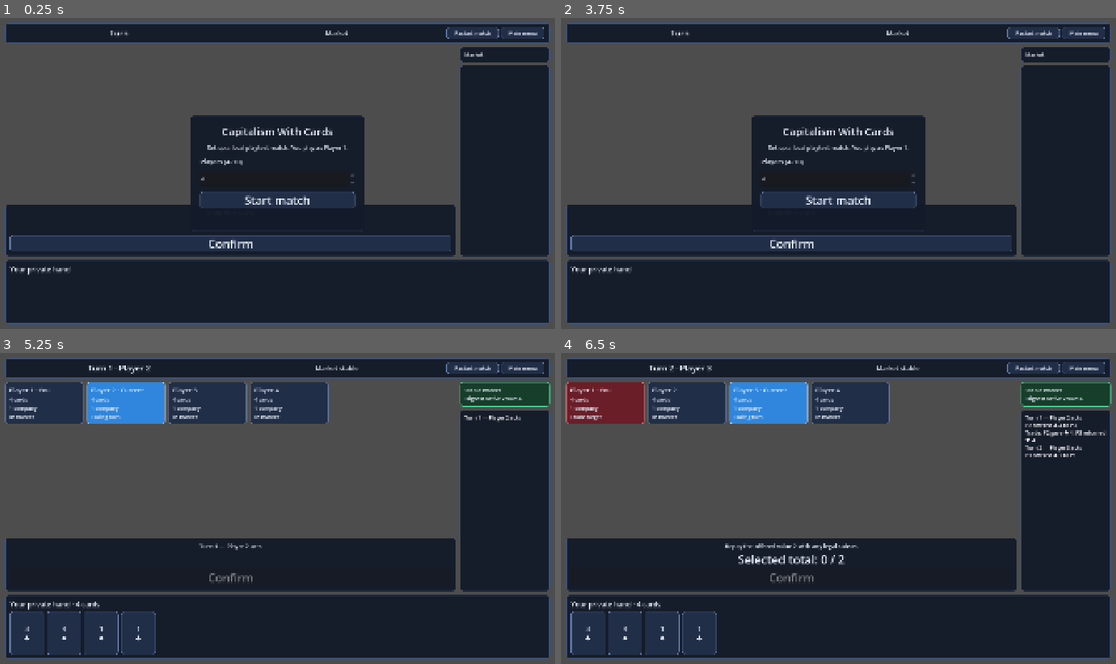
Above: before the commit, frames 1-4 (two rows, left to right).
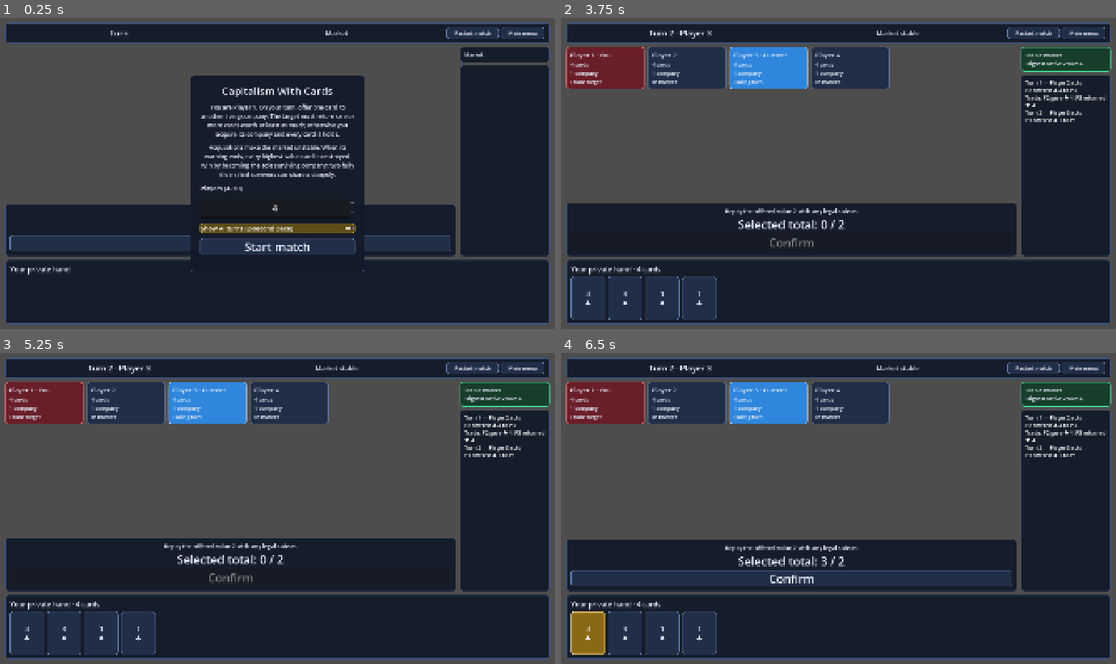
Above: after the commit, the same moments.

Repository: prelios/capitalism
Game: Godot game, scene res://game_controller.tscn
Two runs of this game, one before a commit and one after it. Both use one fixed random seed, a clock stepped at 60 frames per second and the inputs below.
Inputs (mouse positions are in pixels of both pictures, inside the frame that each line leads up to):
- Up to frame 1 (0.25 s): no input
- Up to frame 2 (3.75 s): click (838, 229) at 0.5 s, where only the run after the commit has a clickable "Show AI turns (2-second pace)"; click "Restart match" at 1.25 s; click "Restart match" at 2 s; click "Restart match" at 2.75 s; click "Confirm" at 3.5 s
- Up to frame 3 (5.25 s): click (233, 580) at 4.25 s, where only the run before the commit has a clickable "Confirm"; click (277, 536) at 5 s, where only the run before the commit has a clickable "Start match"
- Up to frame 4 (6.5 s): click "3 ♣" at 5.75 s

The runs differ from the first frame. In frame 1, 9.8% of the frame differs, in the area x 34-66%, y 18-82%; in frame 2, 27%, in the area x 0-100%, y 4-98%; in frame 3, 6.7%; in frame 4, 6.0%.

Commit message:
Improve playtest menu guidance and pacing

Diff:
--- a/godot/game/game_controller.gd
+++ b/godot/game/game_controller.gd
@@ -4,6 +4,7 @@
 
 # Constants
 const NUM_PLAYERS := 4
+const PLAYTEST_AI_DELAY_SECONDS := 2.0
 
 @export var auto_start := false
 
@@ -12,9 +13,10 @@
 var policies: Dictionary[int, PlayerPolicy] = {}
 var policy_rng := RandomNumberGenerator.new()
 var match_generation := 0
-var ai_delay_seconds := 0.25
+var ai_delay_seconds := PLAYTEST_AI_DELAY_SECONDS
 var fast_headless := true
 var fast_forward := false
+var ai_turn_pacing_enabled := true
 var selected_player_count := NUM_PLAYERS
 var _main_menu_open := true
 
@@ -73,7 +75,7 @@
 
 
 func _wait_for_ai(generation: int) -> bool:
-	if !fast_forward and (!fast_headless or !OS.has_feature("headless")):
+	if ai_turn_pacing_enabled and !fast_forward and (!fast_headless or !OS.has_feature("headless")):
 		await get_tree().create_timer(ai_delay_seconds).timeout
 	return generation == match_generation and !game.game_finished
 
@@ -146,6 +148,10 @@
 
 func set_fast_forward(enabled: bool) -> void:
 	fast_forward = enabled
+
+
+func set_ai_turn_pacing(enabled: bool) -> void:
+	ai_turn_pacing_enabled = enabled
 
 
 func restart_game(human_player_ids: Array[int] = [], starting_player_id := -1) -> void:
--- a/godot/tests/match_end_flow.gd
+++ b/godot/tests/match_end_flow.gd
@@ -17,10 +17,12 @@
 	var fast_forward := result.get_node("Margin/Content/FastForward") as Button
 	var main_menu := table.get_node("MainMenu") as Control
 	var start_match := table.get_node("MainMenu/Panel/Margin/Content/StartMatch") as Button
+	var ai_pacing := table.get_node("MainMenu/Panel/Margin/Content/AIPacing") as CheckButton
 	_expect(main_menu.visible, "game launch did not show the player-count menu")
 	start_match.emit_signal("pressed")
 	await process_frame
 	_expect(!main_menu.visible and controller.game.config.player_count == 4, "main menu did not start the selected player-count match")
+	_expect(ai_pacing.button_pressed and controller.ai_turn_pacing_enabled and is_equal_approx(controller.ai_delay_seconds, 2.0), "default AI pacing was not configured for the playtest delay")
 	controller.game.players[0].die()
 	controller.presentation_updated.emit(controller.game.player_view(1))
 	_expect(result.visible and title.text == "Your company was acquired" and fast_forward.visible, "human elimination did not enter spectator mode")
@@ -44,9 +46,10 @@
 	_expect(main_menu.visible, "main menu was unavailable during spectator mode")
 	var count_picker := table.get_node("MainMenu/Panel/Margin/Content/PlayerCount") as SpinBox
 	count_picker.value = 6
+	ai_pacing.button_pressed = false
 	start_match.emit_signal("pressed")
 	await process_frame
-	_expect(controller.game.config.player_count == 6 and !main_menu.visible, "main menu did not apply a new player count")
+	_expect(controller.game.config.player_count == 6 and !main_menu.visible and !controller.ai_turn_pacing_enabled, "main menu did not apply the player count and AI pacing settings")
 	var header_restart := table.get_node("Margin/Layout/Header/Margin/Content/Controls/Restart") as Button
 	header_restart.emit_signal("pressed")
 	await process_frame
--- a/godot/ui/game_table.gd
+++ b/godot/ui/game_table.gd
@@ -36,6 +36,7 @@
 @onready var _rematch: Button = $Result/Margin/Content/Rematch
 @onready var _main_menu: Control = $MainMenu
 @onready var _player_count: SpinBox = $MainMenu/Panel/Margin/Content/PlayerCount
+@onready var _ai_pacing: CheckButton = $MainMenu/Panel/Margin/Content/AIPacing
 @onready var _start_match: Button = $MainMenu/Panel/Margin/Content/StartMatch
 @onready var _restart: Button = $Margin/Layout/Header/Margin/Content/Controls/Restart
 @onready var _menu: Button = $Margin/Layout/Header/Margin/Content/Controls/Menu
@@ -59,6 +60,10 @@
 
 func show_main_menu(player_count := 4) -> void:
 	_player_count.value = player_count
+	_player_count.get_line_edit().add_theme_font_size_override("font_size", 32)
+	_player_count.get_line_edit().alignment = HORIZONTAL_ALIGNMENT_CENTER
+	if _controller != null:
+		_ai_pacing.button_pressed = _controller.ai_turn_pacing_enabled
 	_main_menu.visible = true
 
 
@@ -166,6 +171,7 @@
 
 func _on_start_match() -> void:
 	if _controller != null:
+		_controller.set_ai_turn_pacing(_ai_pacing.button_pressed)
 		_controller.start_match(int(_player_count.value))
 
 
--- a/godot/ui/game_table.tscn
+++ b/godot/ui/game_table.tscn
@@ -272,9 +272,9 @@
 anchor_right = 0.5
 anchor_bottom = 0.5
 offset_left = -300.0
-offset_top = -200.0
+offset_top = -340.0
 offset_right = 300.0
-offset_bottom = 200.0
+offset_bottom = 340.0
 grow_horizontal = 2
 grow_vertical = 2
 
@@ -298,7 +298,14 @@
 [node name="Description" type="Label" parent="MainMenu/Panel/Margin/Content"]
 layout_mode = 2
 theme_override_font_sizes/font_size = 20
-text = "Set up a local playtest match. You play as Player 1."
+text = "You are Player 1. On your turn, offer one card to another living company. The target must return one or more cards worth at least as much; otherwise you acquire its company and every card it holds."
+horizontal_alignment = 1
+autowrap_mode = 2
+
+[node name="Rules" type="Label" parent="MainMenu/Panel/Margin/Content"]
+layout_mode = 2
+theme_override_font_sizes/font_size = 20
+text = "Acquisitions make the market unstable. When its warning ends, every highest-value card is destroyed. Win by becoming the sole surviving company; two fully diversified survivors can share a duopoly."
 horizontal_alignment = 1
 autowrap_mode = 2
 
@@ -308,9 +315,9 @@
 text = "Players (4–10)"
 
 [node name="PlayerCount" type="SpinBox" parent="MainMenu/Panel/Margin/Content"]
-custom_minimum_size = Vector2(0, 54)
-layout_mode = 2
-theme_override_font_sizes/font_size = 24
+custom_minimum_size = Vector2(0, 70)
+layout_mode = 2
+theme_override_font_sizes/font_size = 32
 min_value = 4.0
 max_value = 10.0
 step = 1.0
@@ -319,6 +326,12 @@
 allow_greater = false
 allow_lesser = false
 
+[node name="AIPacing" type="CheckButton" parent="MainMenu/Panel/Margin/Content"]
+layout_mode = 2
+theme_override_font_sizes/font_size = 22
+button_pressed = true
+text = "Show AI turns (2-second pace)"
+
 [node name="StartMatch" type="Button" parent="MainMenu/Panel/Margin/Content"]
 layout_mode = 2
 text = "Start match"
